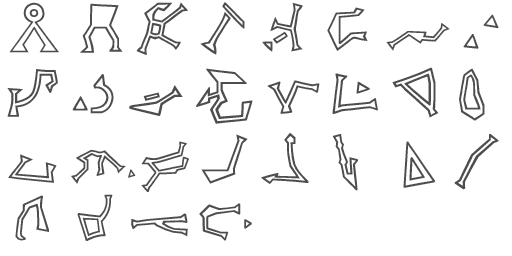
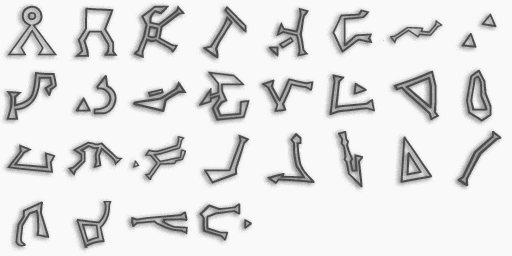
Before/after of a 512x256 layered artwork. What changed in the layer stack:
painted on "ABCDEFGH IJKLMNOP QRSTUVWX YZab" over [6, 2, 502, 248]
painted on "Layer 1" over [0, 0, 512, 256]
